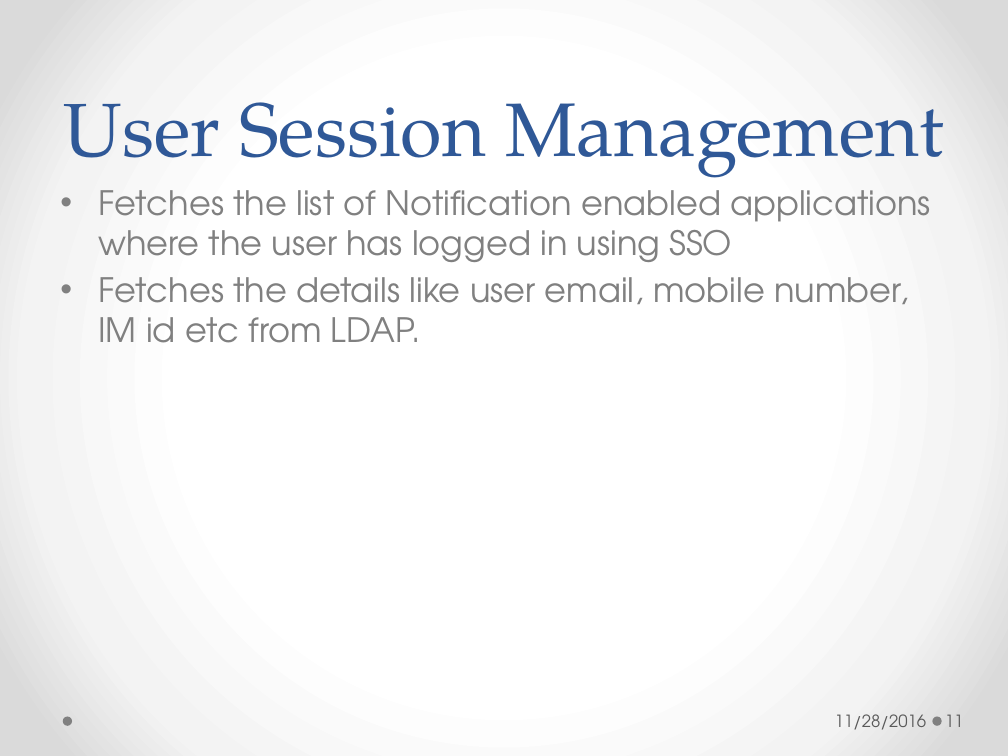
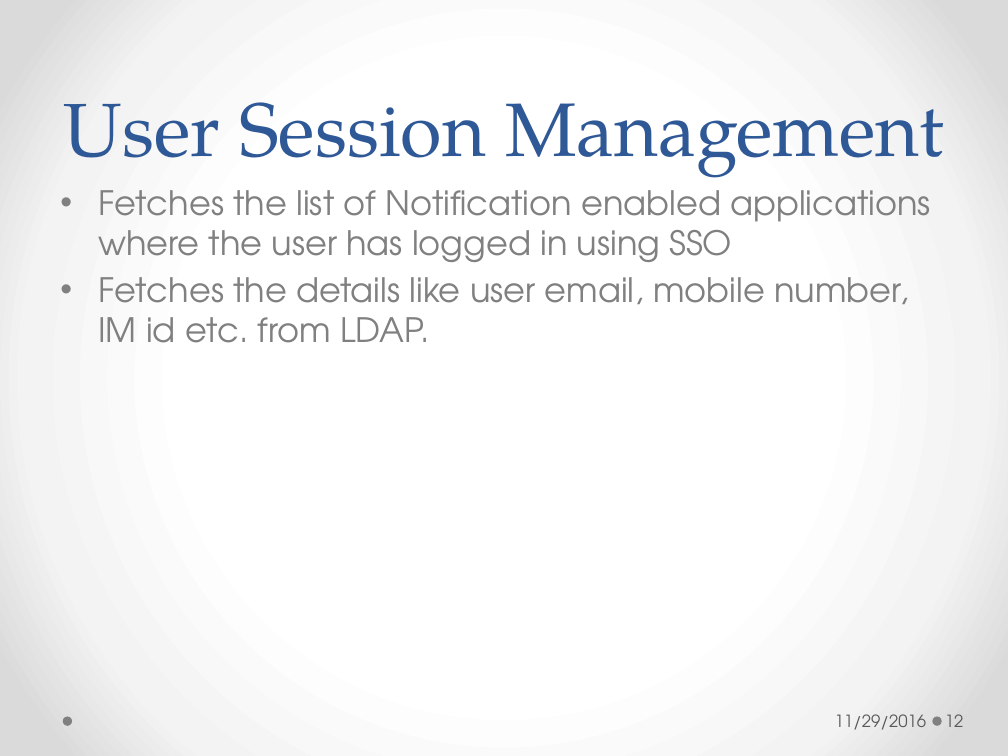
Before and after one commit to amitgem/notificationService, a slide deck: slide 12 of Presentation.pptx (slide 11 before the commit). Drawn at 1008x756 pixels with LibreOffice and Linux fonts; fonts in the diff are those of the drawing. Boxes give left, top, right and bottom in pixels: in the first picture for what was removed or moved away, otherwise in the second. Text is boxed around its words. In the diff, an @@ line names an element or a change of style, - is before the commit and + after.

```diff
--- a/Presentation.pptx
+++ b/Presentation.pptx
@@ text at bbox=[98, 277, 908, 343]: text changed @@
-• Fetches the details like user email, mobile number, IM id etc from LDAP.
+• Fetches the details like user email, mobile number, IM id etc. from LDAP.
@@ text at bbox=[835, 714, 927, 730]: text changed @@
-11/28/2016
+11/29/2016
@@ page number at bbox=[945, 714, 964, 727]: text changed @@
-11
+12
```
Also in this commit, not shown: 12 other slides changed, 3 slides added, 4 other files.
